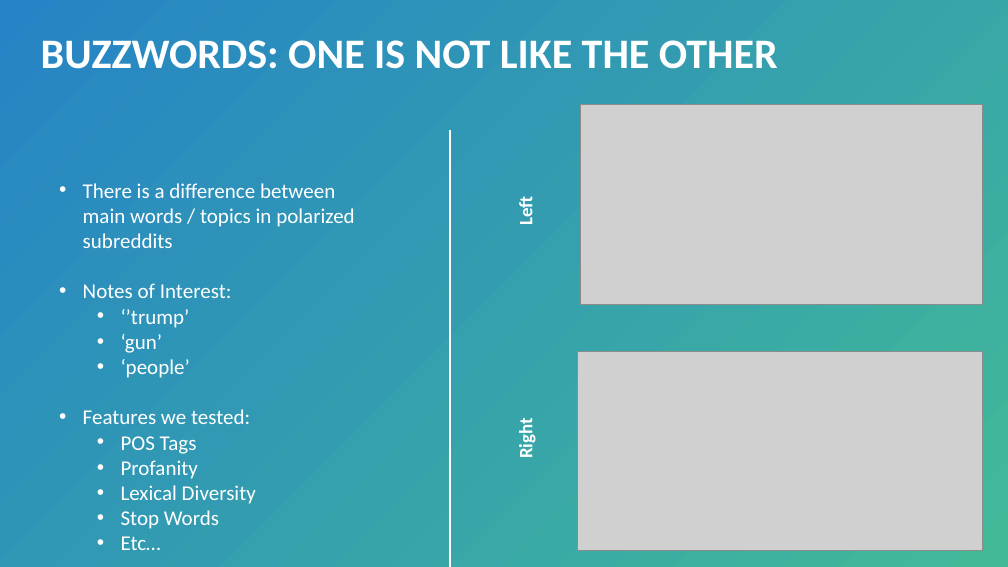
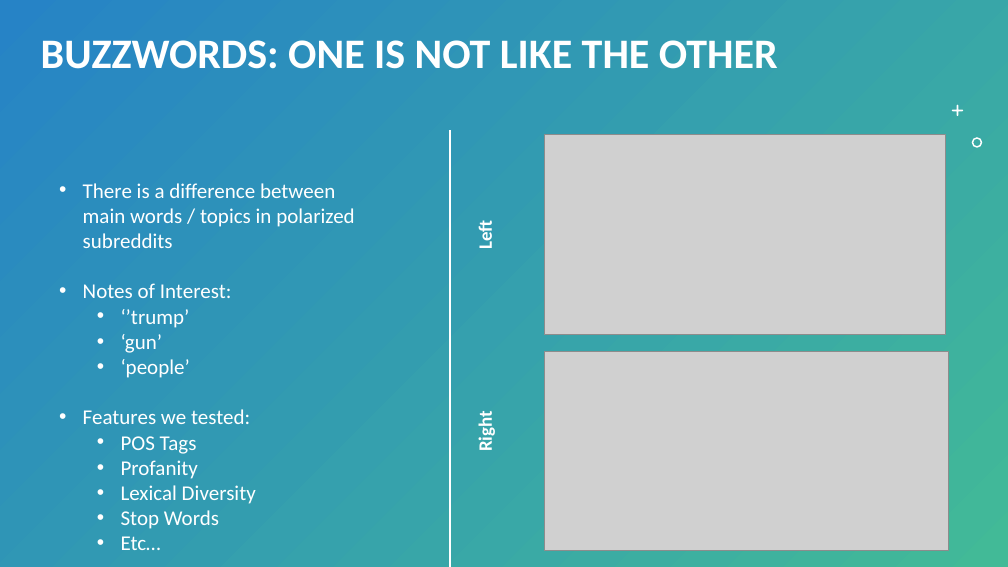
Before and after one commit to bmccabe96/Reddit_NLP, a slide deck: slide 5 of Mod4 Presentation.pptx. Drawn at 1008x567 pixels with LibreOffice and Linux fonts; fonts in the diff are those of the drawing; grey boxes stand for pictures. Boxes give left, top, right and bottom in pixels: in the first picture for what was removed or moved away, otherwise in the second. Text is boxed around its words. In the diff, an @@ line names an element or a change of style, - is before the commit and + after.

```diff
--- a/Mod4 Presentation.pptx
+++ b/Mod4 Presentation.pptx
@@ picture moved from (x1=581, y1=105, x2=983, y2=306) to (x1=544, y1=135, x2=947, y2=335) @@
@@ text "Left" moved from (x1=514, y1=198, x2=537, y2=224) to (x1=474, y1=222, x2=497, y2=248) @@
@@ text "Right" moved from (x1=514, y1=422, x2=537, y2=457) to (x1=474, y1=415, x2=497, y2=450) @@
@@ picture moved from (x1=578, y1=351, x2=982, y2=550) to (x1=544, y1=352, x2=949, y2=551) @@
```
Also in this commit, not shown: 3 other slides changed.
